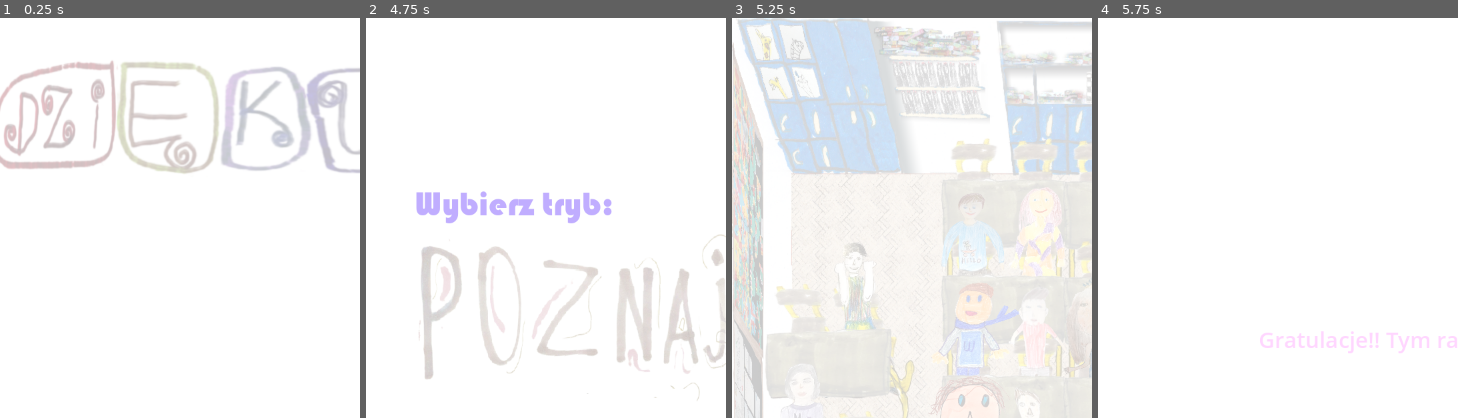
Above: before the commit, frames 1-4 (left to right).
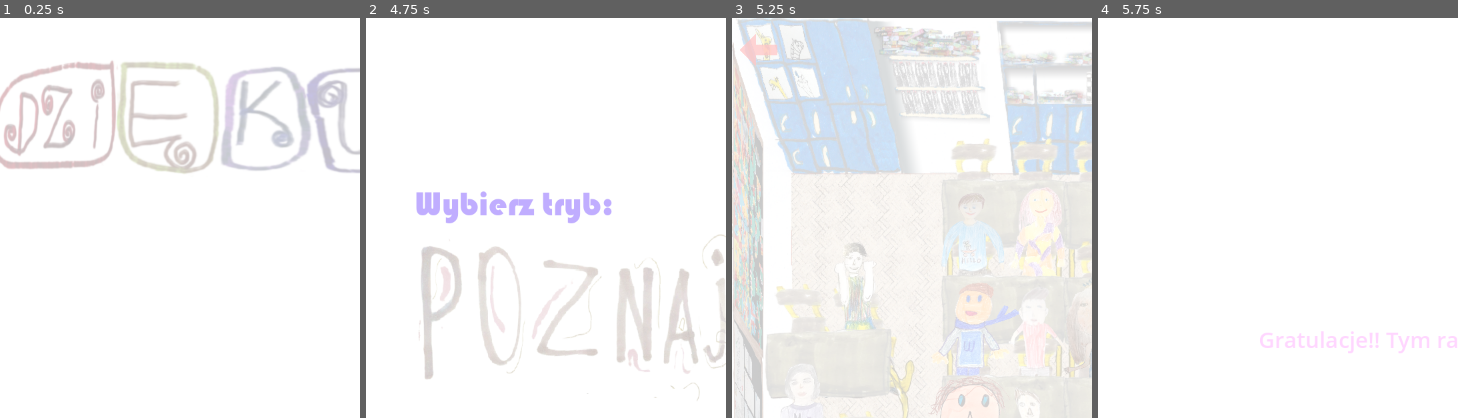
Above: after the commit, the same moments.

Repository: Whyshchuck/Laurka-2026
Game: Godot game, scene res://mode_selection.tscn
Two runs of this game, one before a commit and one after it. Both use one fixed random seed, a clock stepped at 60 frames per second and the inputs below.
Inputs (mouse positions are % of the whole screen's width and height, from its top left):
- Up to frame 1 (0.25 s): no input
- Up to frame 2 (4.75 s): tap Enter at 0.5 s; move the mouse to (72, 45) at 0.52 s; tap 0 every 0.75 s from 0.6 to 4.35 s; click (72, 45) at 0.67 s; move the mouse to (30, 55) at 1.27 s; click (30, 55) at 1.42 s; move the mouse to (60, 28) at 2.02 s; click (60, 28) at 2.17 s; move the mouse to (45, 70) at 2.77 s; click (45, 70) at 2.92 s; move the mouse to (80, 65) at 3.52 s; click (80, 65) at 3.67 s; tap Space at 4.25 s; move the mouse to (20, 35) at 4.27 s; click (20, 35) at 4.42 s
- Up to frame 3 (5.25 s): move the mouse to (55, 50) at 5.02 s; tap 0 at 5.1 s; click (55, 50) at 5.17 s
- Up to frame 4 (5.75 s): no input
The pictures show only the part of the screen within x 2-52%, y 0-50%; the shares and areas given below are measured in that part.

Frames 1-2 are identical in both runs. In frame 3, 0.3% of the frame differs, in the area x 2-13%, y 4-12%; in frame 4, nothing differs.

Commit message:
Add an arrow to return to the mode selection.

Diff:
--- a/classroom.gd
+++ b/classroom.gd
@@ -44,6 +44,11 @@
 
 	var mouse_pos = get_global_mouse_position()
 	var clicked_characters := []
+
+	var arrow_node = $ReturnArrow
+	if Geometry2D.is_point_in_polygon(mouse_pos, arrow_node.polygon):
+		Global.go_to_mode_selection()
+		return
 
 	for node in $Pupils.get_children():
 		if node is CharacterBody2D and node.texture_rect.get_global_rect().has_point(mouse_pos):
--- a/classroom.tscn
+++ b/classroom.tscn
@@ -877,3 +877,8 @@
 grow_horizontal = 0
 theme_override_colors/font_color = Color(0.926299, 2.5028e-06, 1.54018e-06, 1)
 theme_override_font_sizes/font_size = 30
+
+[node name="ReturnArrow" type="Polygon2D" parent="."]
+position = Vector2(-16, 0)
+color = Color(1, 0, 0, 0.756863)
+polygon = PackedVector2Array(64, 0, 40, 24, 64, 48, 64, 32, 96, 32, 96, 16, 64, 16)
